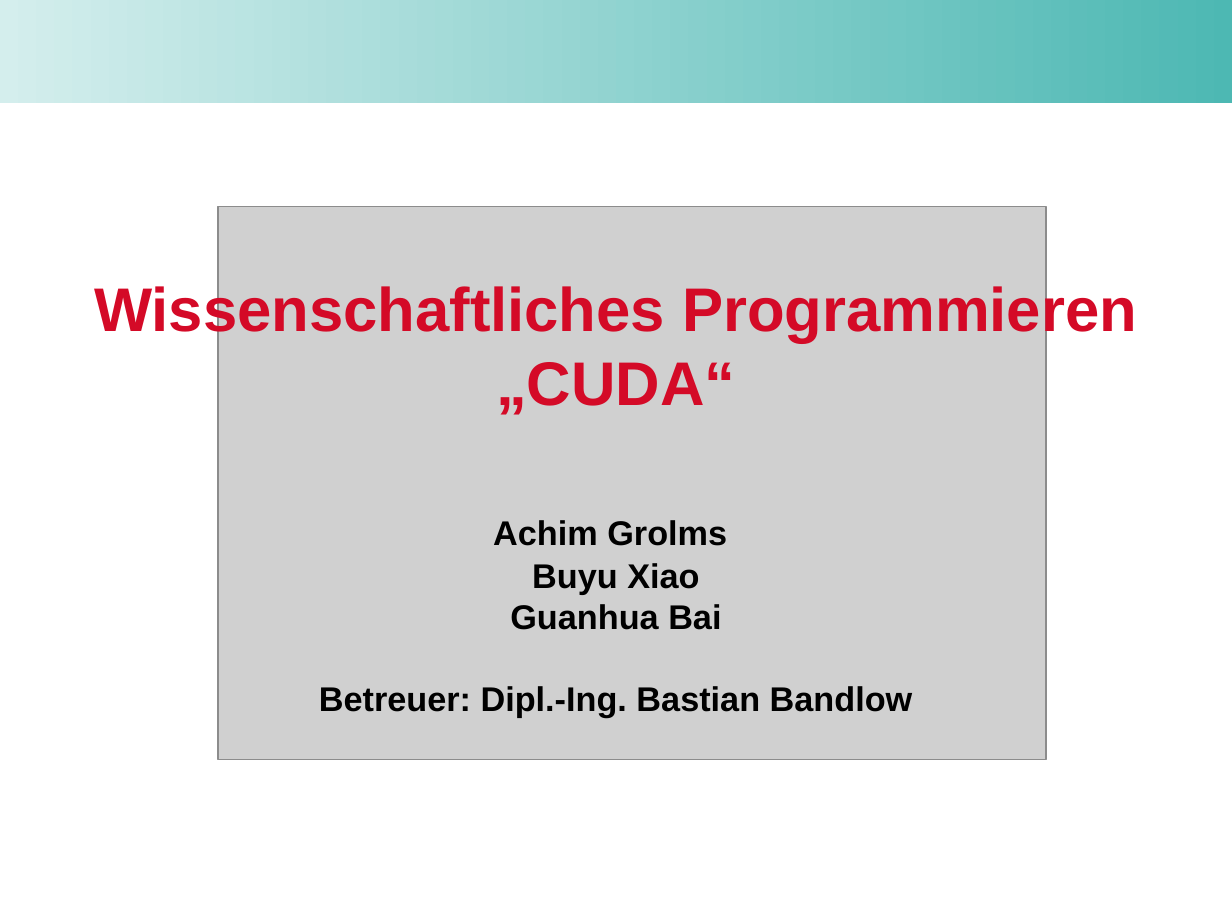
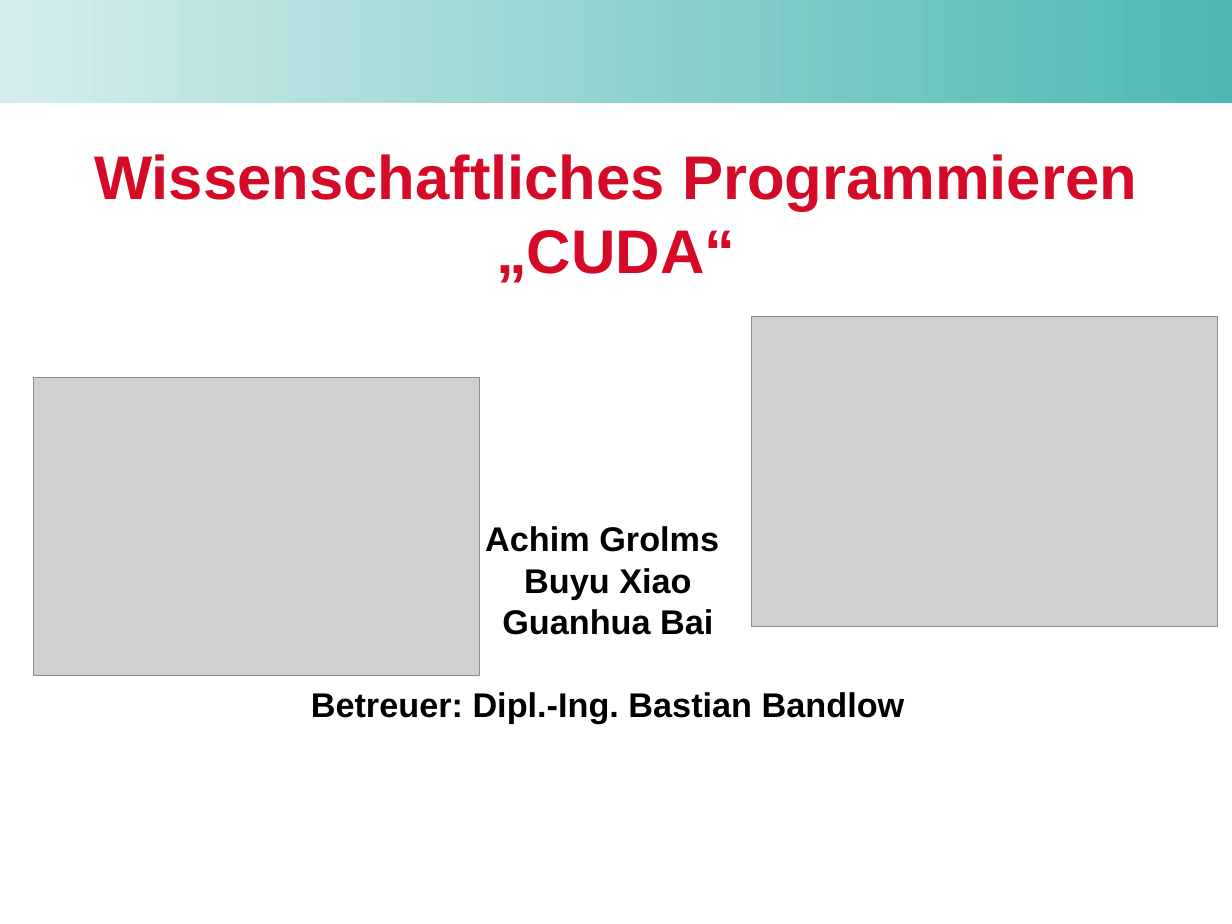
Before and after one commit to unconditional/projektarbeitcuda, a slide deck: slide 1 of Vortrag/Zwischenvortrag der Projektarbeit CUDA.ppt. Drawn at 1232x924 pixels with LibreOffice and Linux fonts; fonts in the diff are those of the drawing; grey boxes stand for pictures; background and template pictures are left out. Boxes give left, top, right and bottom in pixels: in the first picture for what was removed or moved away, otherwise in the second. Text is boxed around its words. In the diff, an @@ line names an element or a change of style, - is before the commit and + after.

```diff
--- a/Vortrag/Zwischenvortrag der Projektarbeit CUDA.ppt
+++ b/Vortrag/Zwischenvortrag der Projektarbeit CUDA.ppt
@@ title "Wissenschaftliches Programmieren „CUDA“" rewrapped from (x1=94, y1=282, x2=1137, y2=415) to (x1=94, y1=154, x2=1137, y2=283) @@
@@ picture removed at (x1=218, y1=207, x2=1046, y2=760) @@
@@ picture added at (x1=752, y1=317, x2=1217, y2=627) @@
@@ picture added at (x1=33, y1=377, x2=479, y2=675) @@
@@ subtitle "Achim Grolms" moved from (x1=319, y1=520, x2=913, y2=717) to (x1=311, y1=526, x2=905, y2=723) @@
```
Also in this commit, not shown: 6 other slides changed, 20 slides added, 11 slides removed, 1 other file.
